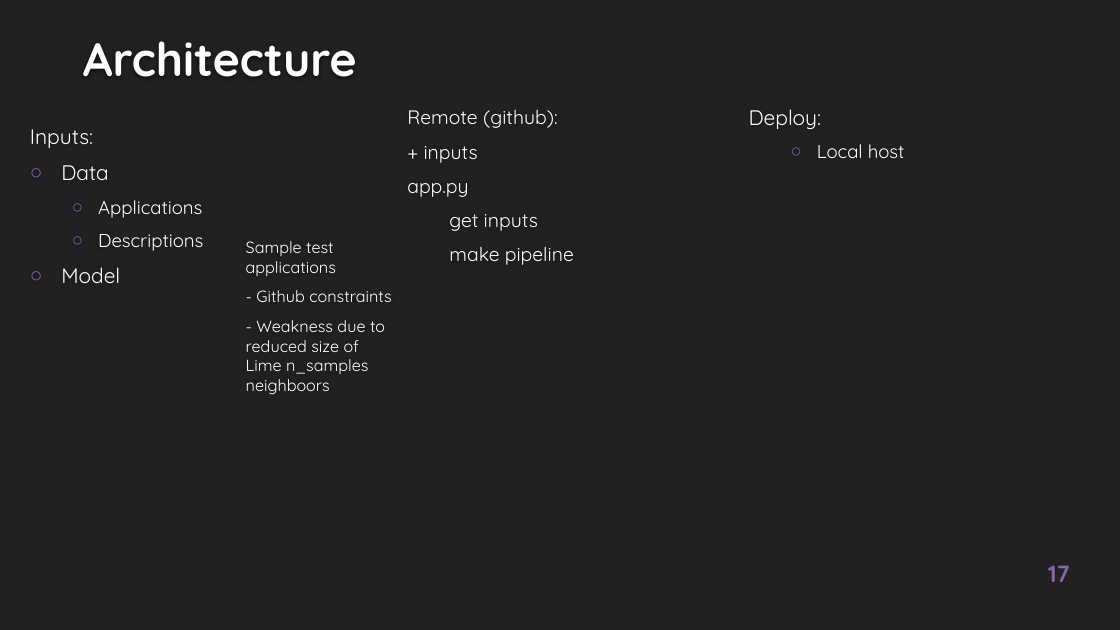
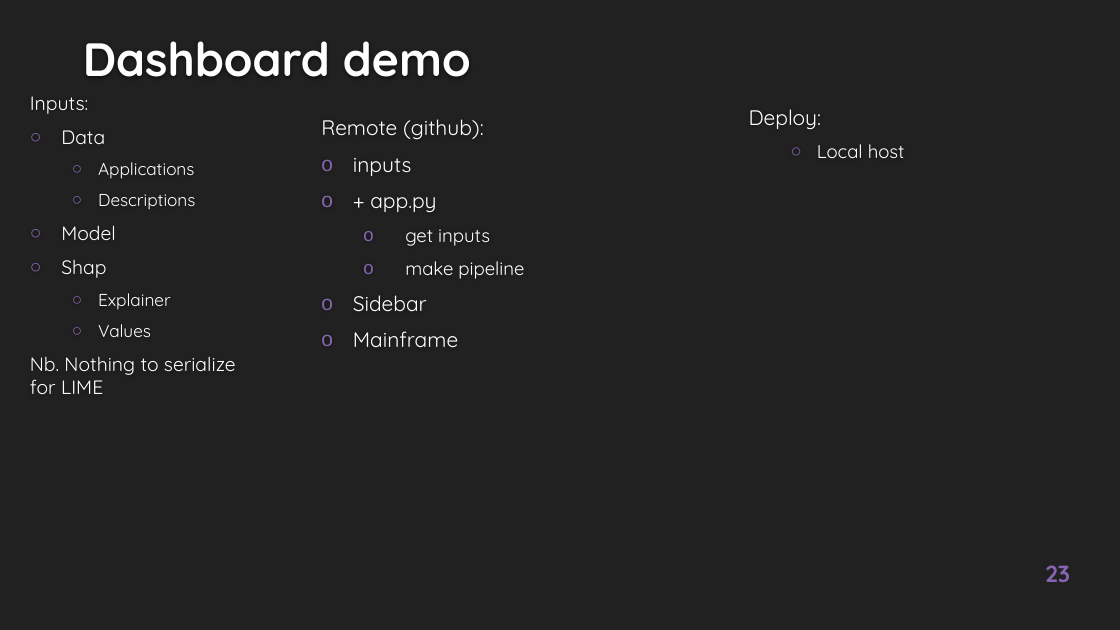
Before and after one commit to EtienneLardeur/P7_Scoring, a slide deck: slide 23 of P7_Support.pptx (slide 17 before the commit). Drawn at 1120x630 pixels with LibreOffice and Linux fonts; fonts in the diff are those of the drawing; background and template pictures are left out. Boxes give left, top, right and bottom in pixels: in the first picture for what was removed or moved away, otherwise in the second. Text is boxed around its words. In the diff, an @@ line names an element or a change of style, - is before the commit and + after.

Commit message:
Almost ready !
One more slide to introduce choices about dashboard

```diff
--- a/P7_Support.pptx
+++ b/P7_Support.pptx
@@ title at (x1=83, y1=41, x2=471, y2=77): text changed @@
-Architecture
+Dashboard demo
@@ text at (x1=30, y1=96, x2=195, y2=240): size 18 to 16.6 pt in "Inputs:", "Data", "Model"; size 16 to 14.8 pt in "Applications", "Descriptions" @@
@@ text "Remote (github):" moved from (x1=407, y1=110, x2=574, y2=265) to (x1=321, y1=119, x2=524, y2=347) @@
@@ text at (x1=321, y1=119, x2=524, y2=279): size 16.6 to 18 pt in "Remote (github):"; size 16.6 to 16 pt in "get inputs", "make pipeline"; bullet none to o; list level 1 to 2 in "get inputs"; list level 1 to 2 in "make pipeline" @@
@@ text at (x1=353, y1=158, x2=436, y2=212): text changed; size 16.6 to 18 pt @@
-+ inputs
-app.py
+o inputs
+o + app.py
@@ text at (x1=30, y1=260, x2=236, y2=394): paragraphs added @@
+○ Shap
+  ○ Explainer
+  ○ Values
+Nb. Nothing to serialize for LIME
@@ text removed at (x1=246, y1=241, x2=392, y2=395) @@
-Sample test applications
-- Github constraints
-- Weakness due to reduced size of Lime n_samples neighboors
@@ text at (x1=353, y1=295, x2=458, y2=347): paragraphs added @@
+o Sidebar
+o Mainframe
@@ page number at (x1=1045, y1=565, x2=1070, y2=582): text changed @@
-17
+23
```
Also in this commit, not shown: 14 other slides changed, 8 slides added, 2 slides removed, 4 other files.
